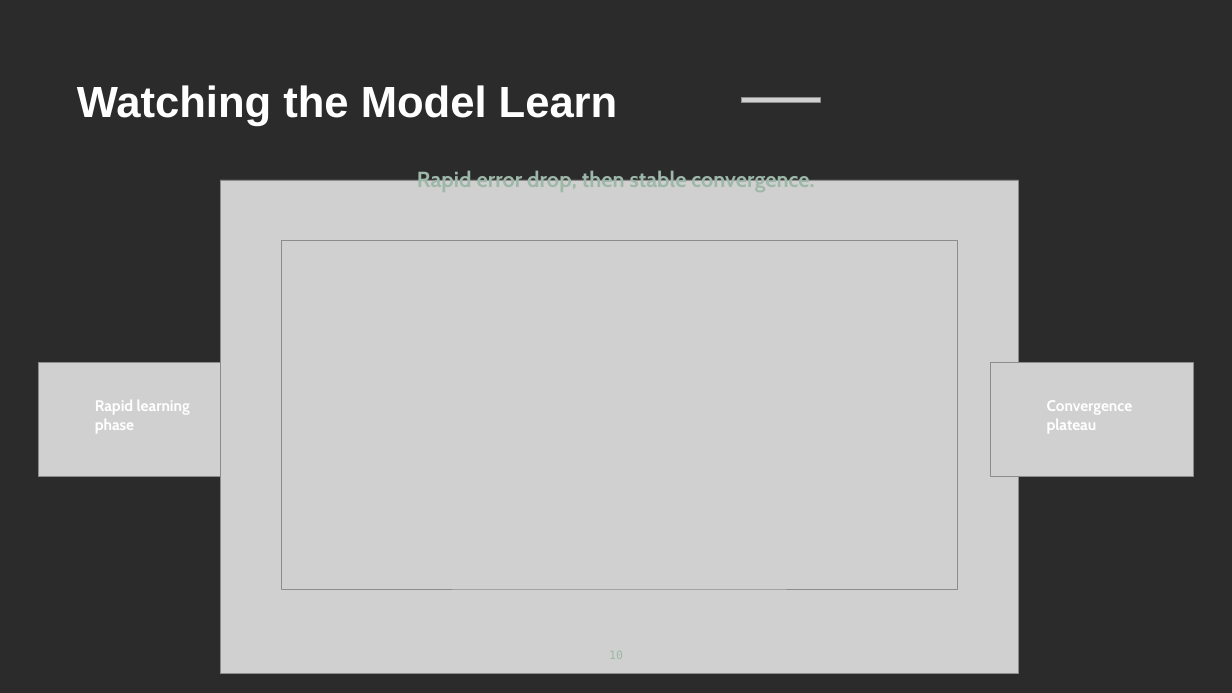
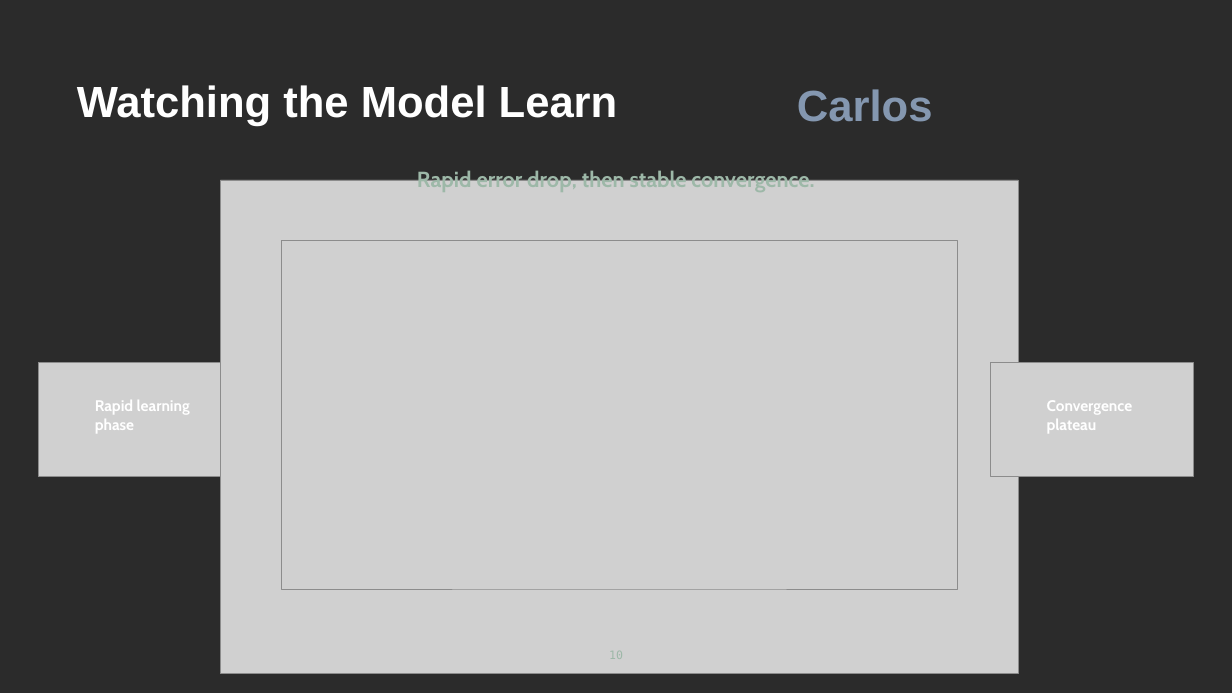
Before and after one commit to AhmedMohammedRo/Linear_Algebra_Project, a slide deck: slide 10 of Linear Regression CO₂ Emissions.pptx. Drawn at 1232x693 pixels with LibreOffice and Linux fonts; fonts in the diff are those of the drawing; grey boxes stand for pictures; background and template pictures are left out; a plain dark background stands for a picture behind light text. Boxes give left, top, right and bottom in pixels: in the first picture for what was removed or moved away, otherwise in the second. Text is boxed around its words. In the diff, an @@ line names an element or a change of style, - is before the commit and + after.

```diff
--- a/Linear Regression CO₂ Emissions.pptx
+++ b/Linear Regression CO₂ Emissions.pptx
@@ text added at [797,89,933,122], 34 pt, text #8497B0, bold @@
+Carlos
@@ picture removed at [741,97,820,103] @@
```
Also in this commit, not shown: 9 other slides changed, 3 other files.
